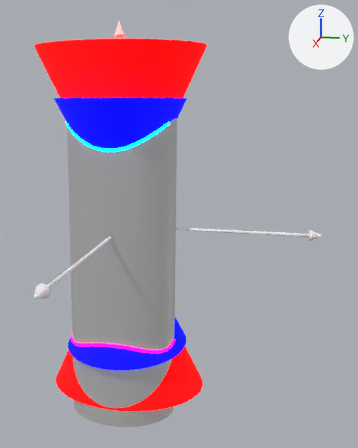
Two versions of the glTF model model.glb, one commit apart.
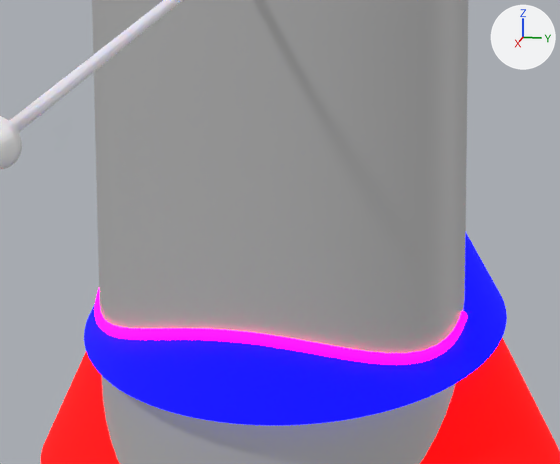
Each version appears first whole from a 50 mm lens placed at (7.16, 2.29, 1.87), pointed at (0.91, 1.04, 0.3), and next in a close-up on the part from 12% to 56% of the width and 56% to 85% of the height. The axes (+X, +Y, +Z) are drawn at upper right. The lights are the same throughout. The last two pictures show the newer version. Where no turn or scale is listed for an object, it has been applied to the vertices.
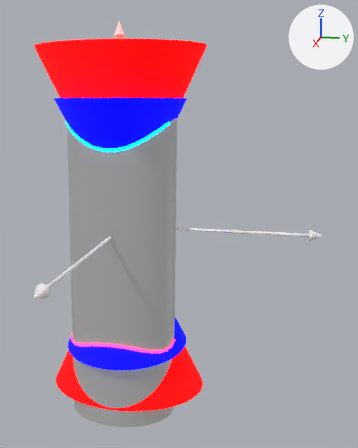
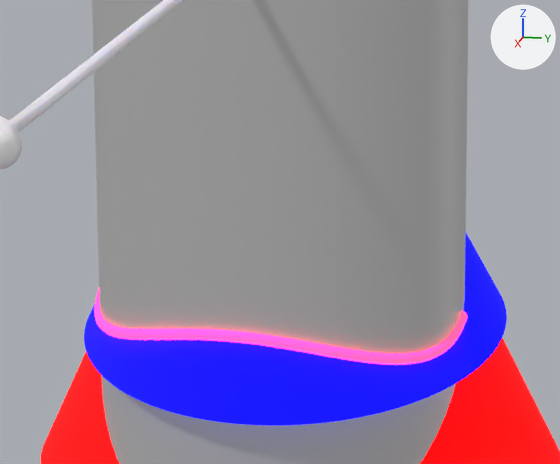
The change, as JSON lines over the scene's bpy script:
```json
{"op": "set", "path": "mat_material_006.emission_color", "old": "(1.0, 0.0, 0.185)", "new": "(1.0, 0.0129, 0.0)", "note": "pink #ff0077 -> red #ff1e00"}
```

What differs and where, as boxes (x1, y1, x2, y2) in the close-ups (560 x 464 px):
```json
{"object": "Cone.006", "change": "recoloured", "before": [94, 288, 467, 365], "after": [94, 288, 467, 365], "on screen": "pink to red"}
```
